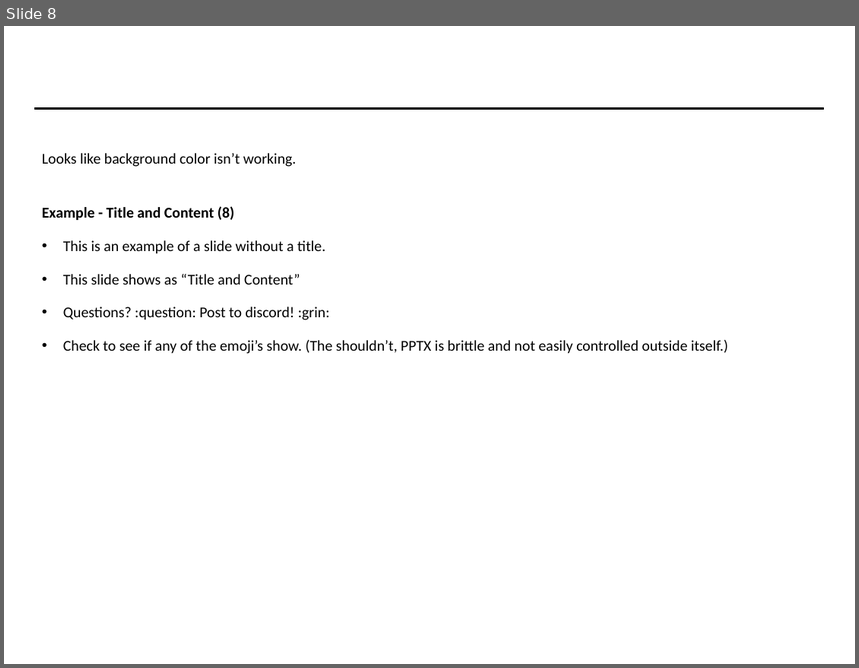
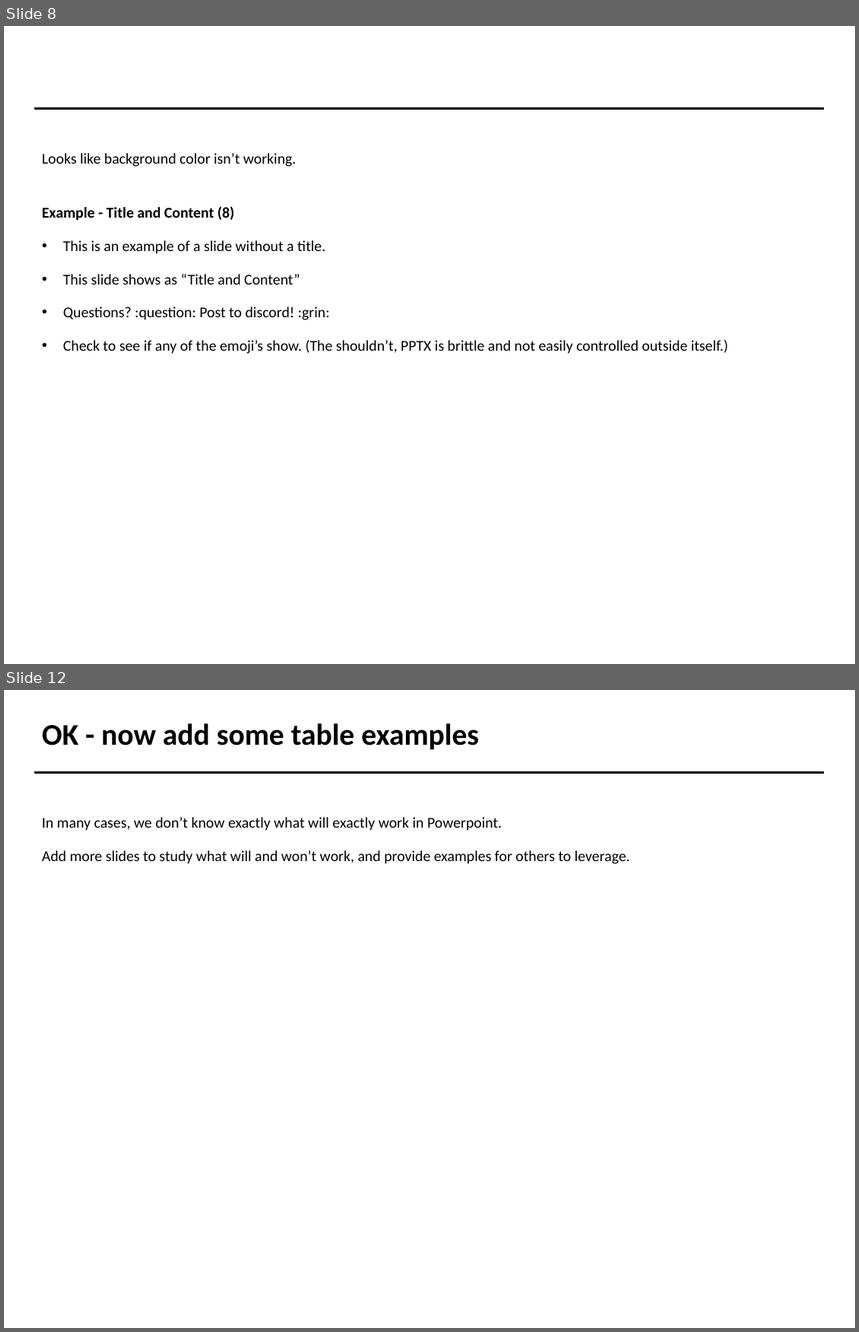
Before and after one commit to vcu-ssg/ssg-vcu-bofa-sandbox, a slide deck: study1.pptx. Shown one above the other, each under a label of ours: slide 8 before the commit, slides 8 and 12 after it; the slides between them are not shown. The pictures are 859x668 and 859x1332 pixels, drawn with LibreOffice and Linux fonts; fonts in the diff are those of the drawing; background and template pictures are left out. Boxes give left, top, right and bottom in pixels: in the first picture for what was removed or moved away, otherwise in the second. Text is boxed around its words. In the diff, an @@ line names an element or a change of style, - is before the commit and + after.

```diff
--- a/study1.pptx
+++ b/study1.pptx
@@ slide 12 added at bbox=[4, 690, 855, 1328], background #FFFFFF; not listed: 1 template element that a slide beside it also shows @@
@@ title added at bbox=[42, 723, 479, 750], 28 pt, text #000000, bold @@
+OK - now add some table examples
@@ text added at bbox=[42, 817, 630, 864], 14 pt, text #000000 @@
+In many cases, we don’t know exactly what will exactly work in Powerpoint.
+Add more slides to study what will and won’t work, and provide examples for others to leverage.
```
Also in this commit, not shown: 3 other slides added, 1 slide removed, 1 other file.
